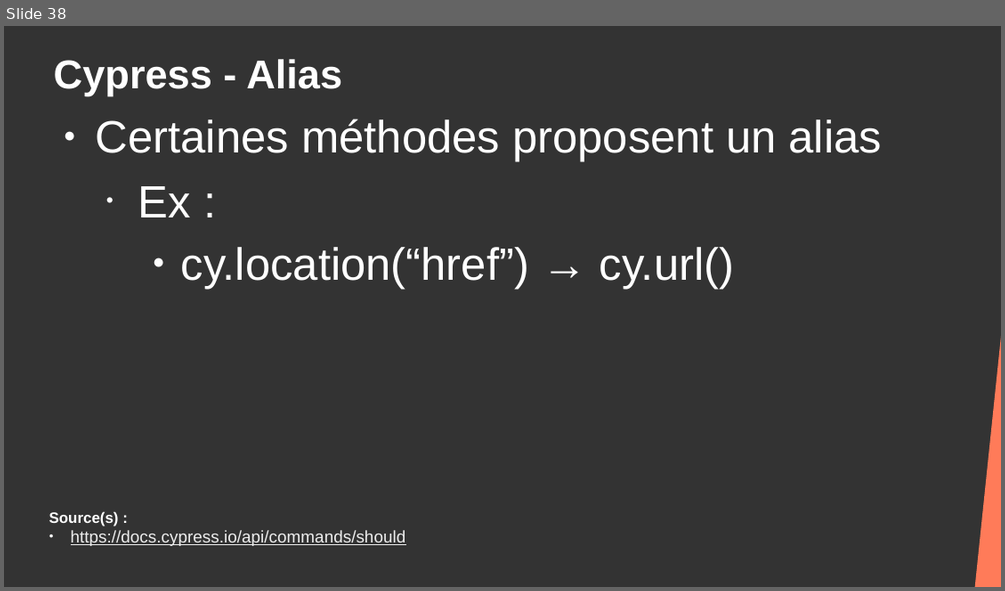
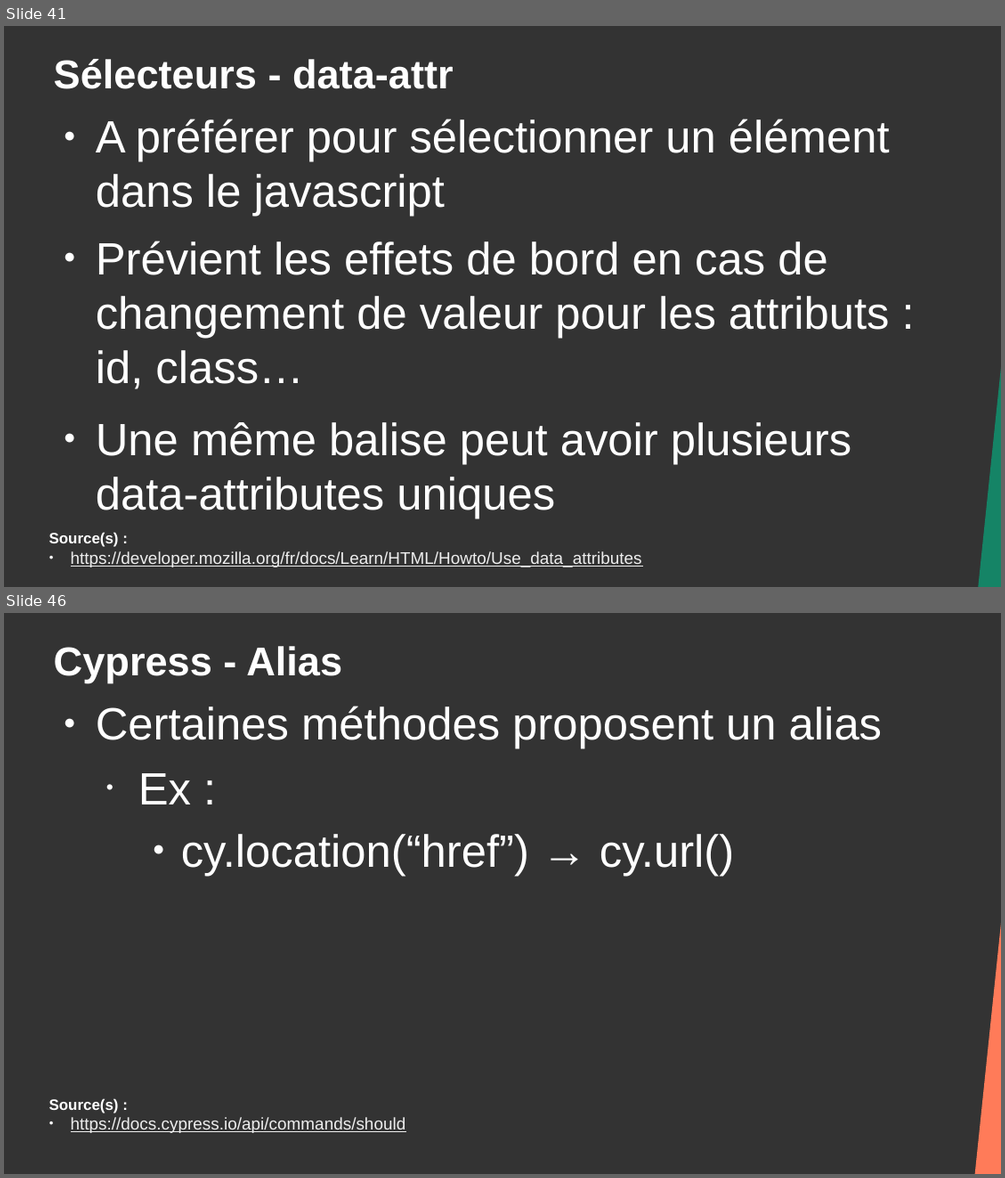
Before and after one commit to DanYellow/cours, a slide deck: developpement-front-s5/travaux-pratiques/numero-2/presentation.odp. Shown one above the other, each under a label of ours: slide 38 before the commit, slides 41 and 46 after it; the slides between them are not shown. The pictures are 1005x591 and 1005x1178 pixels, drawn with LibreOffice and Linux fonts; fonts in the diff are those of the drawing. Boxes give left, top, right and bottom in pixels: in the first picture for what was removed or moved away, otherwise in the second. Text is boxed around its words. In the diff, an @@ line names an element or a change of style, - is before the commit and + after.

```diff
--- a/developpement-front-s5/travaux-pratiques/numero-2/presentation.odp
+++ b/developpement-front-s5/travaux-pratiques/numero-2/presentation.odp
@@ slide 41 added at [4,26,1001,587], background #333333 @@
@@ title added at [54,59,453,89], 32 pt, text #FFFFFF, bold @@
+Sélecteurs - data-attr
@@ text added at [96,119,890,464], 36 pt, text #FFFFFF @@
+● A préférer pour sélectionner un élément dans le javascript
+● Prévient les effets de bord en cas de changement de valeur pour les attributs : id, class…
+● Une même balise peut avoir plusieurs data-attributes uniques
@@ right triangle added at [968,163,1001,587], fill #158466 @@
@@ text added at [49,532,642,567], 13.4 pt, text #EEEEEE, underline @@
+Source(s) :
+● https://developer.mozilla.org/fr/docs/Learn/HTML/Howto/Use_data_attributes
@@ what was slide 38 is now slide 46 @@
```
Also in this commit, not shown: 7 slides changed, 6 other slides added, 41 slides removed, 7 other files.
